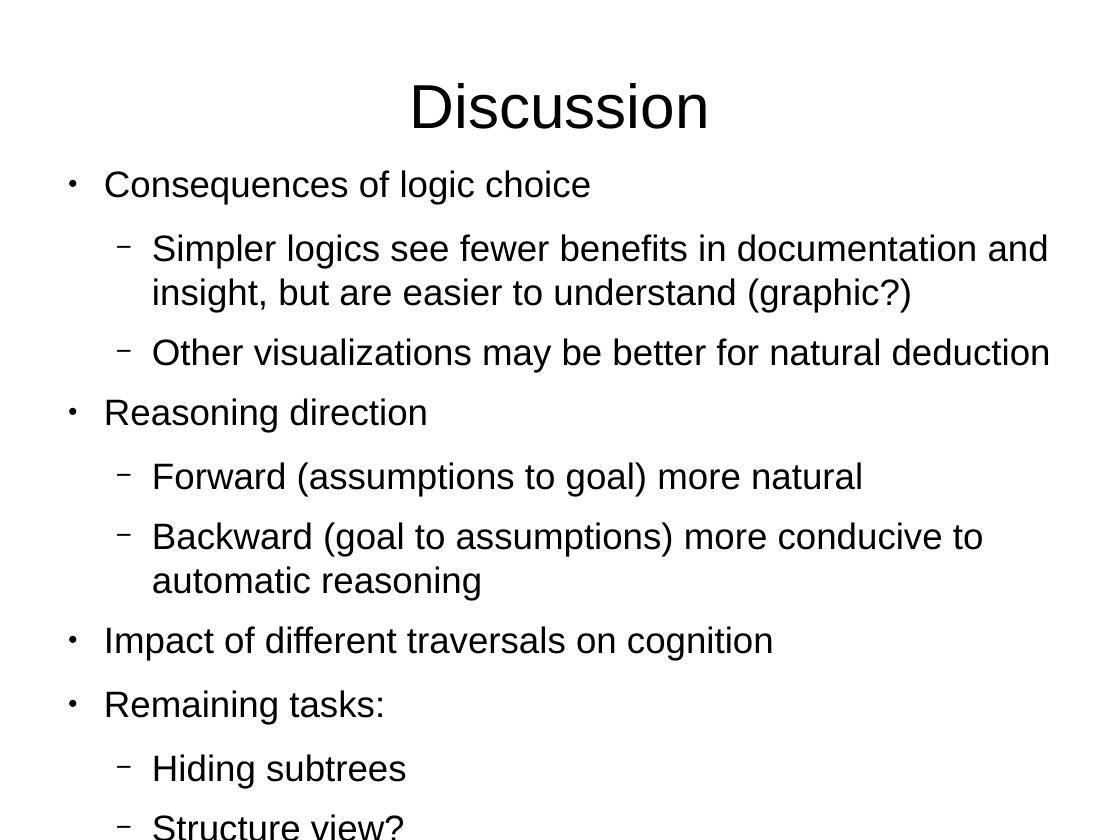
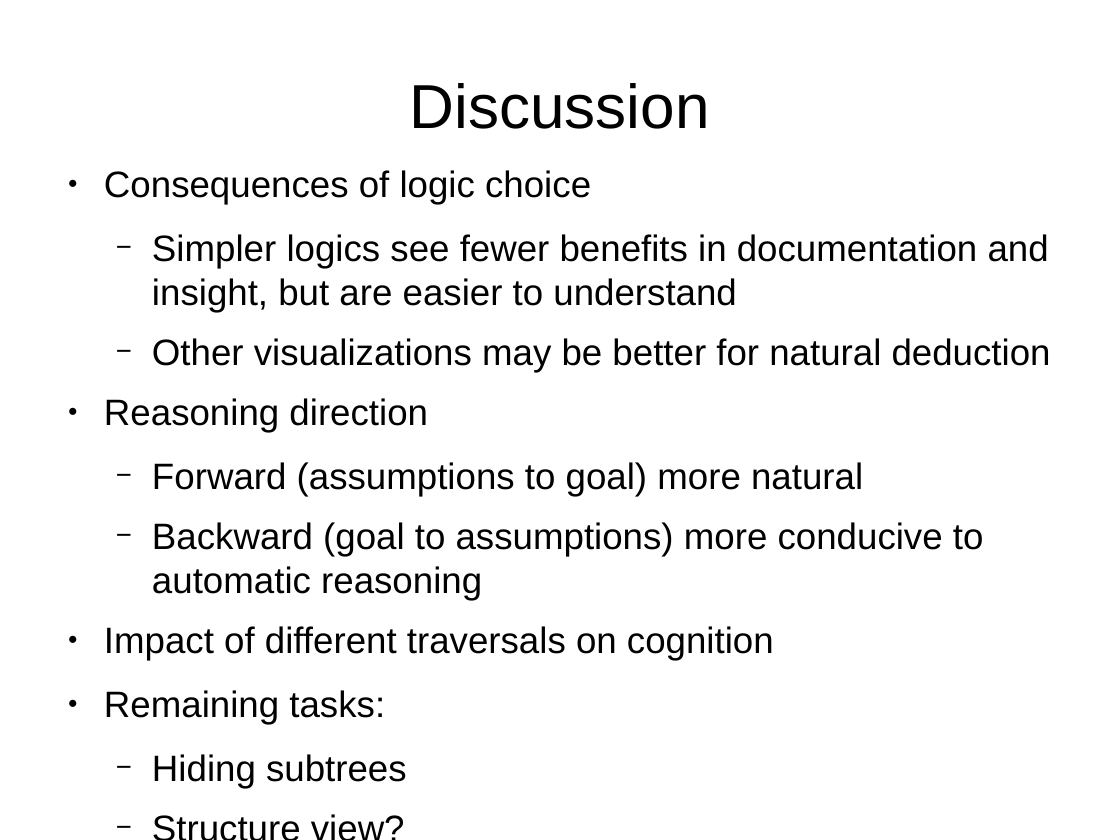
Before and after one commit to seachel/Treehehe, a slide deck: slide 9 of Presentation/VA_presentation.odp. Drawn at 1120x840 pixels with LibreOffice and Linux fonts; fonts in the diff are those of the drawing. Boxes give left, top, right and bottom in pixels: in the first picture for what was removed or moved away, otherwise in the second. Text is boxed around its words. In the diff, an @@ line names an element or a change of style, - is before the commit and + after.

```diff
--- a/Presentation/VA_presentation.odp
+++ b/Presentation/VA_presentation.odp
@@ text at <box>152,234,1049,312</box>: text changed @@
-  − Simpler logics see fewer benefits in documentation and insight, but are easier to understand (graphic?)
+  − Simpler logics see fewer benefits in documentation and insight, but are easier to understand
```
Also in this commit, not shown: 3 other slides changed, 1 slide added, 1 slide removed.
